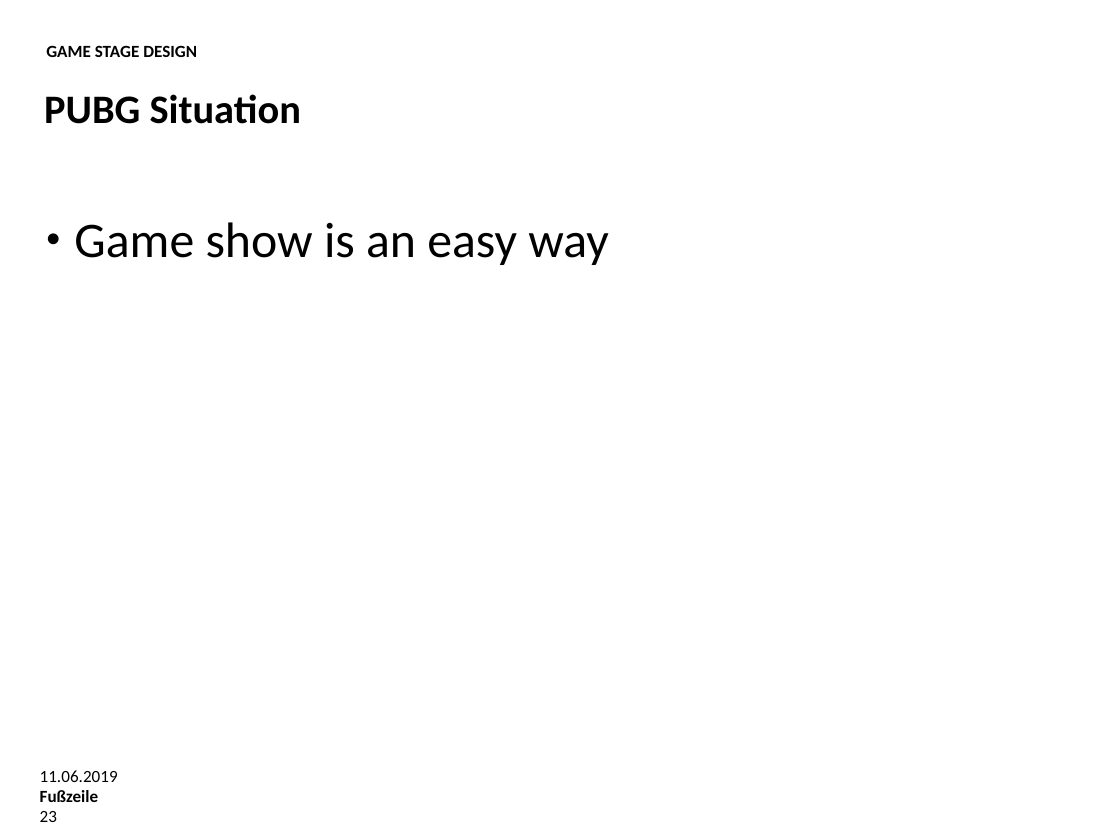
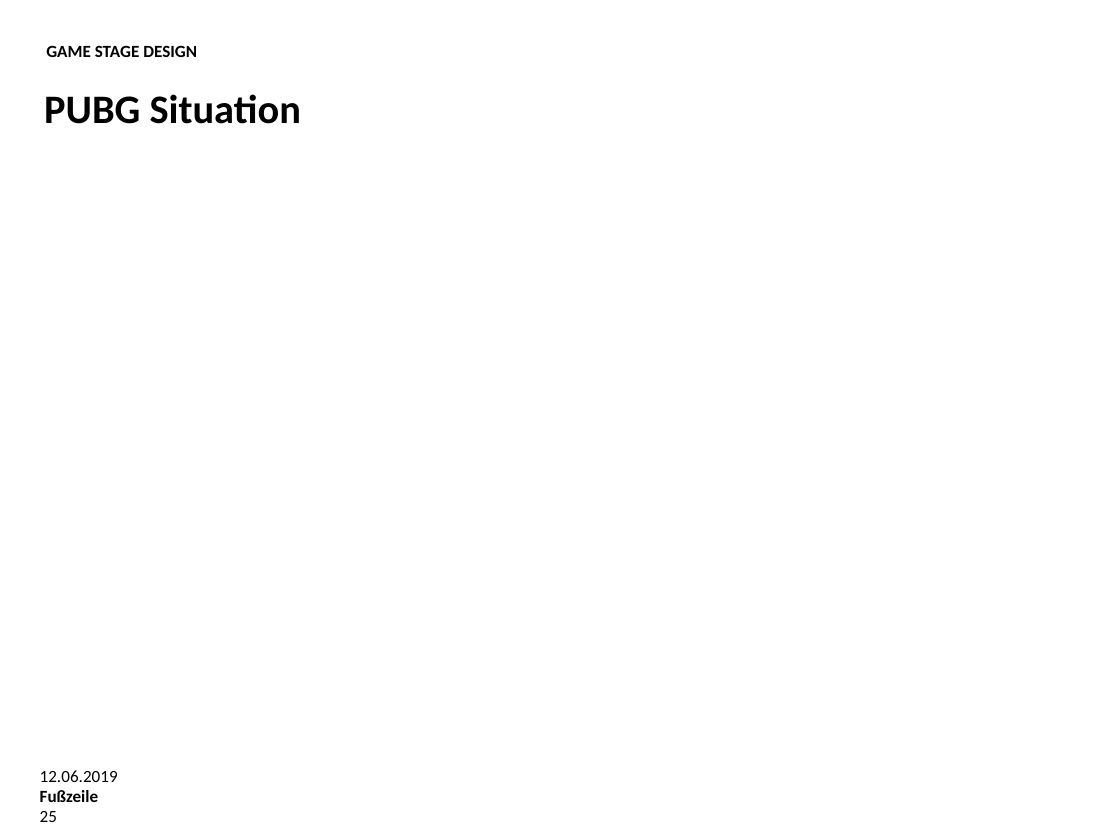
Before and after one commit to Rickylht/Bachelor-Thesis, a slide deck: slide 25 of Oral Examination.pptx (slide 23 before the commit). Drawn at 1120x840 pixels with LibreOffice and Linux fonts; fonts in the diff are those of the drawing; background and template pictures are left out. Boxes give left, top, right and bottom in pixels: in the first picture for what was removed or moved away, otherwise in the second. Text is boxed around its words. In the diff, an @@ line names an element or a change of style, - is before the commit and + after.

```diff
--- a/Oral Examination.pptx
+++ b/Oral Examination.pptx
@@ text removed at (74,222,609,265) @@
-• Game show is an easy way
@@ text at (40,770,118,782): text changed @@
-11.06.2019
+12.06.2019
@@ page number at (40,811,57,822): text changed @@
-23
+25
```
Also in this commit, not shown: 24 other slides changed, 18 slides added.
